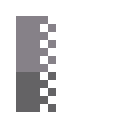
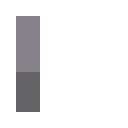
Revision of a layered 128x128 image; what changed, layer by layer:
painted on "UI_MASK" over [40, 16, 56, 112]
